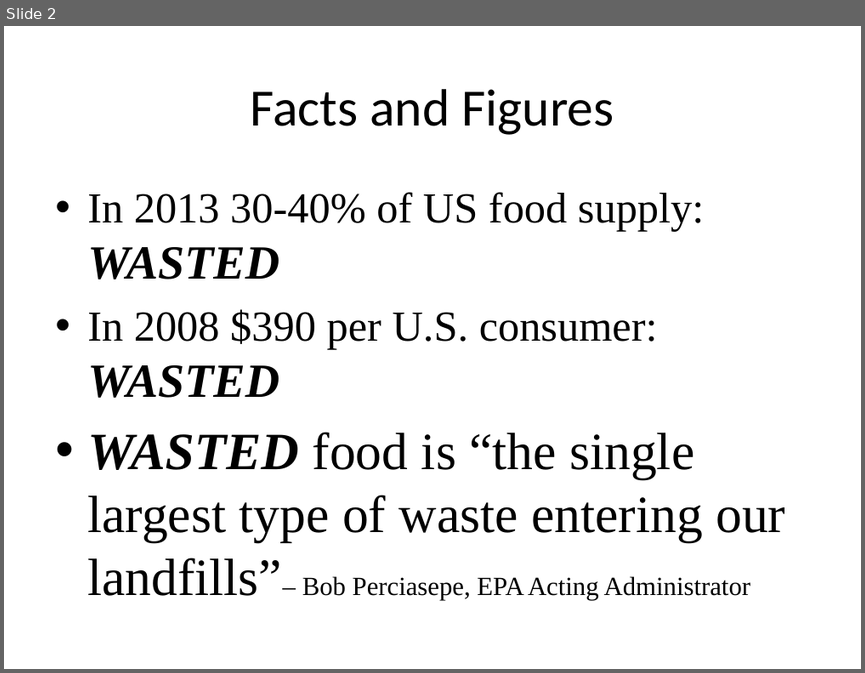
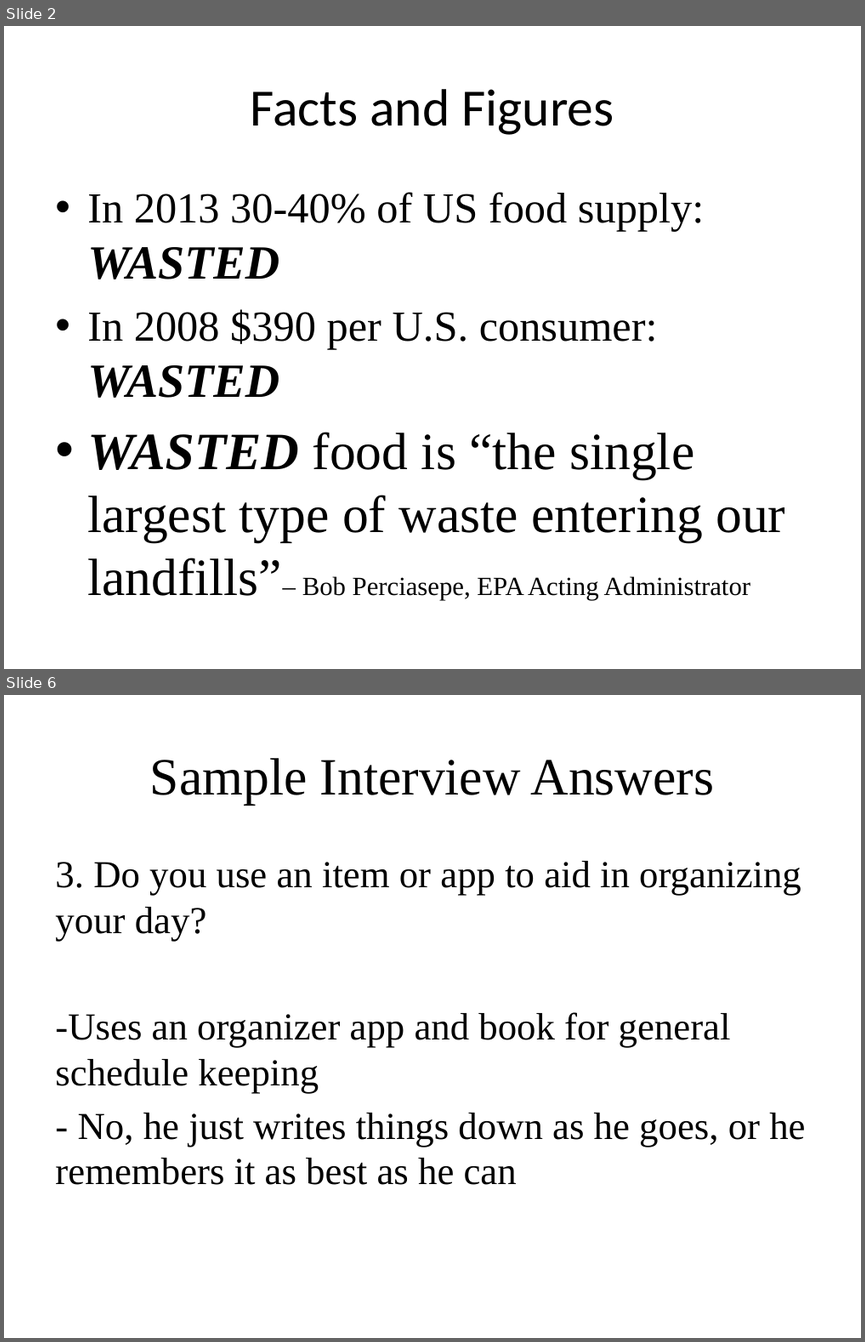
Before and after one commit to bensterl/EID-Repo, a slide deck: Smart Food.pptx. Shown one above the other, each under a label of ours: slide 2 before the commit, slides 2 and 6 after it; the slides between them are not shown. The pictures are 865x673 and 865x1342 pixels, drawn with LibreOffice and Linux fonts; fonts in the diff are those of the drawing. Boxes give left, top, right and bottom in pixels: in the first picture for what was removed or moved away, otherwise in the second. Text is boxed around its words. In the diff, an @@ line names an element or a change of style, - is before the commit and + after.

```diff
--- a/Smart Food.pptx
+++ b/Smart Food.pptx
@@ slide 6 added at (4, 695, 861, 1338), background #FFFFFF @@
@@ title added at (150, 758, 715, 805), 44 pt, text #000000 @@
+Sample Interview Answers
@@ text added at (55, 861, 805, 1185), 32 pt, text #000000 @@
+3. Do you use an item or app to aid in organizing your day?
+-Uses an organizer app and book for general schedule keeping
+- No, he just writes things down as he goes, or he remembers it as best as he can
```
Also in this commit, not shown: 3 slides changed, 2 other slides added, 1 slide removed.
